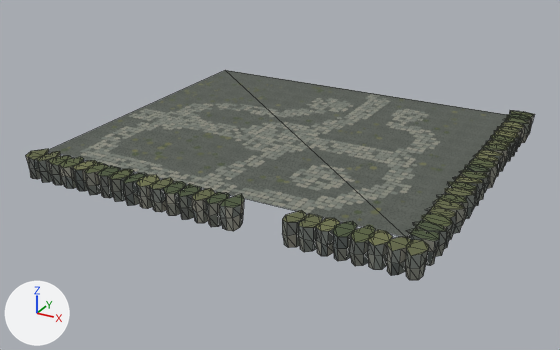
One commit to the glTF model public/assets/world/shared/models/fallen-keep-landscape.glb: the scene before it, then after it.
The view is the same before and after, from a 50 mm camera at (70.0, -129.4, 55.5) aimed at (0.3, -2.7, -7.9). Every picture has the same lights, and +X, +Y and +Z are marked at lower left. The older version comes first. Mesh edges are drawn as thin lines on the coarser meshes. Vertices at exactly the same position are counted once.

In view in the first picture: 'A03_AshenGround', 'A03_MossAndDryWeeds', 'A03_OuterRockPlinth', 'A03_WornPavingAndCourts'.
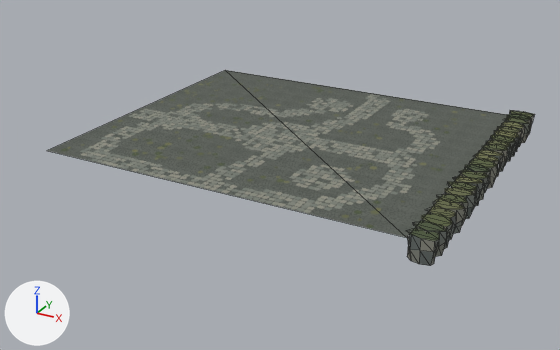
Boxes (x1, y1, x2, y2) around the edits, measured in the pictures (560 x 350 px):
'A03_OuterRockPlinth', reshaped (75% narrower, 8% shorter)
    before: (26, 110, 534, 280)
    after: (407, 110, 534, 266)
part 1 of me_a03_outerrockplinth, deleted
    before: (26, 149, 429, 280)

The change in detail:
me_a03_outerrockplinth is used by ob_a03_outerrockplinth; location (0.0, 0.0, 0.0).
me_a03_outerrockplinth had 1128 vertices, 1786 faces and spanned x -37.6..42.1, y -35.1..37.7, z -4.4..0.3.
me_a03_outerrockplinth now has 552 vertices, 874 faces and spans x 35.9..42.1, y -29.4..37.7, z -4.4..0.3.
me_a03_outerrockplinth part 1: 24 loose pieces with 576 vertices, spanning x -37.6..41.0, y -35.1..-29.0, z -4.4..0.3, are deleted.
